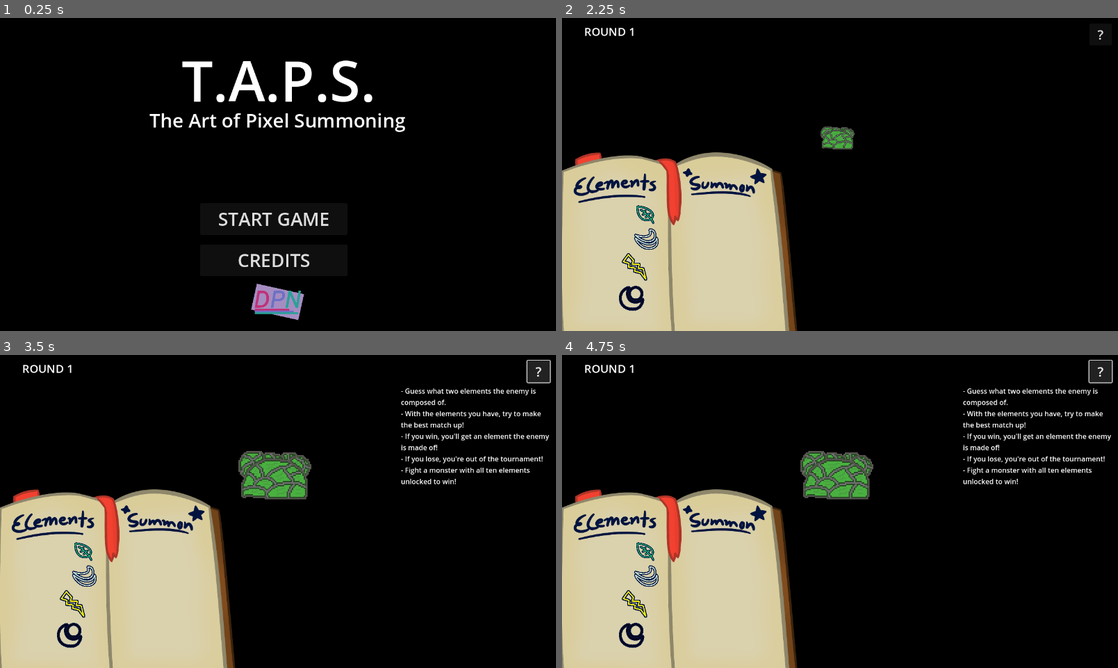
Above: before the commit, frames 1-4 (two rows, left to right).
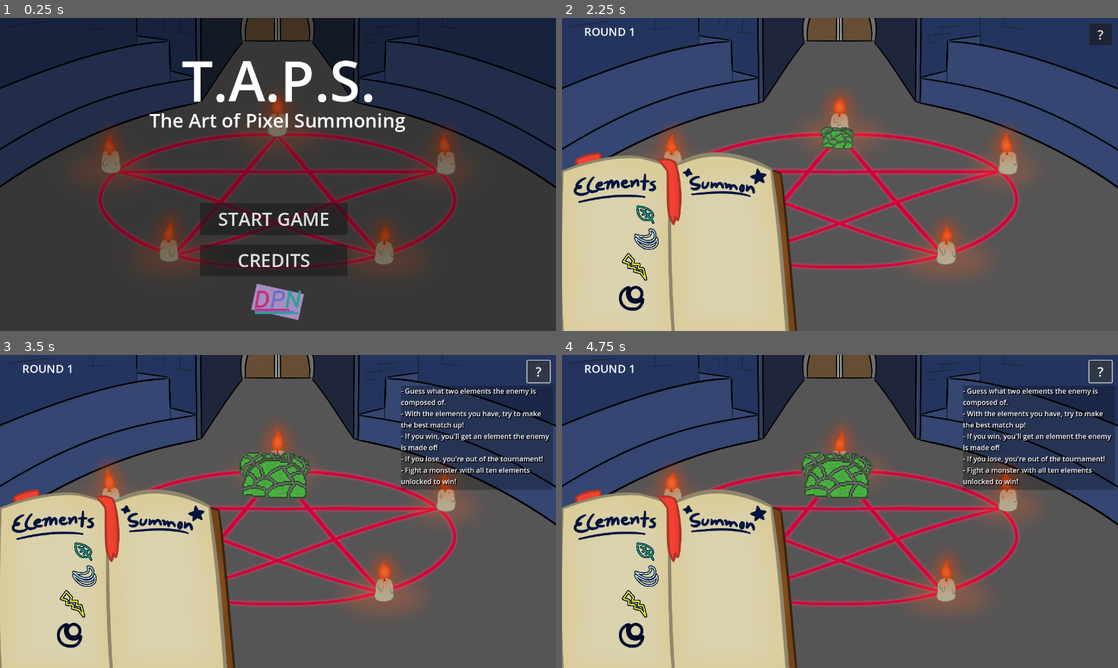
Above: after the commit, the same moments.

Repository: DigiDuncan/DPNJam1
Game: Godot game, scene res://menu.tscn
Same seed, same stepped clock (60 frames per second), same inputs: the game is played once before the commit and once after it.
Inputs:
- Up to frame 1 (0.25 s): no input
- Up to frame 2 (2.25 s): click "CREDITS" at 0.5 s; click "BACK" at 1.25 s; click "START GAME" at 2 s
- Up to frame 3 (3.5 s): click "?" at 2.75 s
- Up to frame 4 (4.75 s): click "?" at 3.5 s; click "?" at 4.25 s

The runs differ from the first frame. In frame 1, 92% of the frame differs, in the area x 0-100%, y 0-100%; in frame 2, 76%; in frame 3, 73%; in frame 4, 73%.

Commit message:
make the BG smaller so it works on web lol

Diff:
--- a/credits.tscn
+++ b/credits.tscn
@@ -56,11 +56,10 @@
 modulate = Color(0.65098, 0.65098, 0.65098, 1)
 z_index = -10
 position = Vector2(639, 381)
-scale = Vector2(0.368441, 0.368441)
+scale = Vector2(0.75, 0.75)
 texture = ExtResource("2_mnarm")
 hframes = 5
 script = ExtResource("3_331wy")
-metadata/_edit_lock_ = true
 
 [node name="Dpn" type="Sprite2D" parent="."]
 position = Vector2(629, 231)
--- a/main.tscn
+++ b/main.tscn
@@ -531,10 +531,10 @@
 texture = ExtResource("13_ot1gd")
 hframes = 10
 vframes = 10
-frame = 73
+frame = 39
 script = ExtResource("14_x2cdo")
-primary_type = 7
-secondary_type = 3
+primary_type = 3
+secondary_type = 9
 
 [node name="AllyMonster" type="Sprite2D" parent="Monsters"]
 visible = false
@@ -545,10 +545,10 @@
 texture = ExtResource("13_ot1gd")
 hframes = 10
 vframes = 10
-frame = 87
+frame = 75
 script = ExtResource("14_x2cdo")
-primary_type = 8
-secondary_type = 7
+primary_type = 7
+secondary_type = 5
 
 [node name="AnimationPlayer" type="AnimationPlayer" parent="."]
 libraries = {
@@ -739,11 +739,10 @@
 [node name="Background" type="Sprite2D" parent="."]
 z_index = -10
 position = Vector2(639, 381)
-scale = Vector2(0.368441, 0.368441)
+scale = Vector2(0.75, 0.75)
 texture = ExtResource("1_58v8u")
 hframes = 5
 script = ExtResource("24_4y0oo")
-metadata/_edit_lock_ = true
 
 [node name="HelpButton" type="Button" parent="."]
 offset_left = 1214.0
--- a/menu.tscn
+++ b/menu.tscn
@@ -49,11 +49,10 @@
 modulate = Color(0.65098, 0.65098, 0.65098, 1)
 z_index = -10
 position = Vector2(639, 381)
-scale = Vector2(0.368441, 0.368441)
+scale = Vector2(0.75, 0.75)
 texture = ExtResource("1_n8p0p")
 hframes = 5
 script = ExtResource("2_j7lj6")
-metadata/_edit_lock_ = true
 
 [node name="Dpn" type="Sprite2D" parent="."]
 position = Vector2(639, 653)
Binary file changed: Background.png
Not shown, changed: Background.png.import
